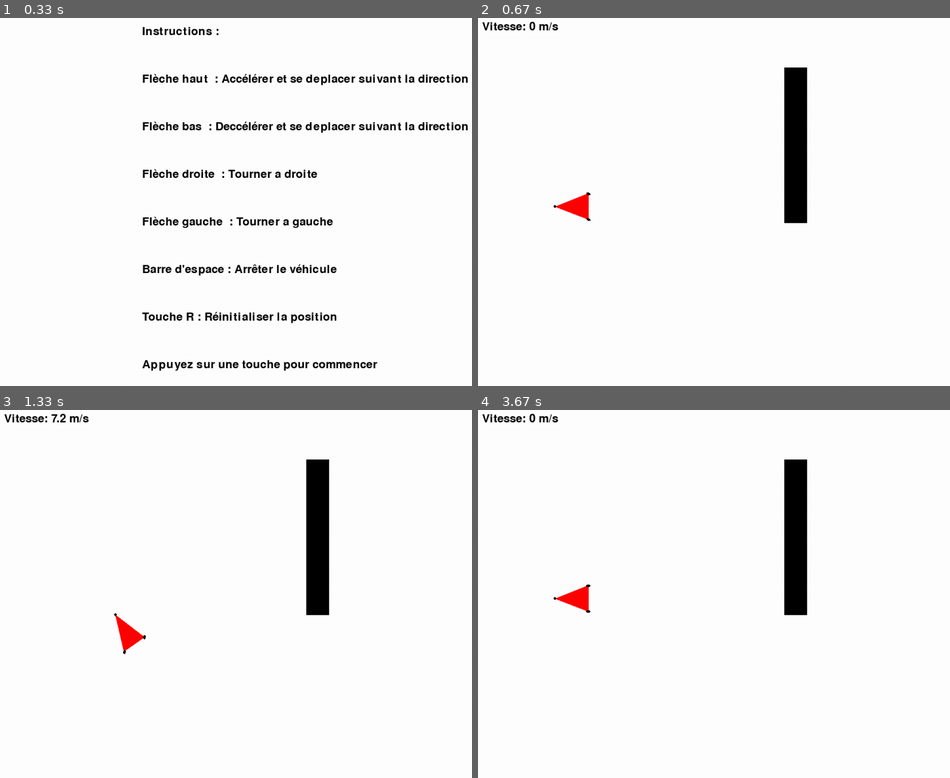
Above: before the commit, frames 1-4 (two rows, left to right).
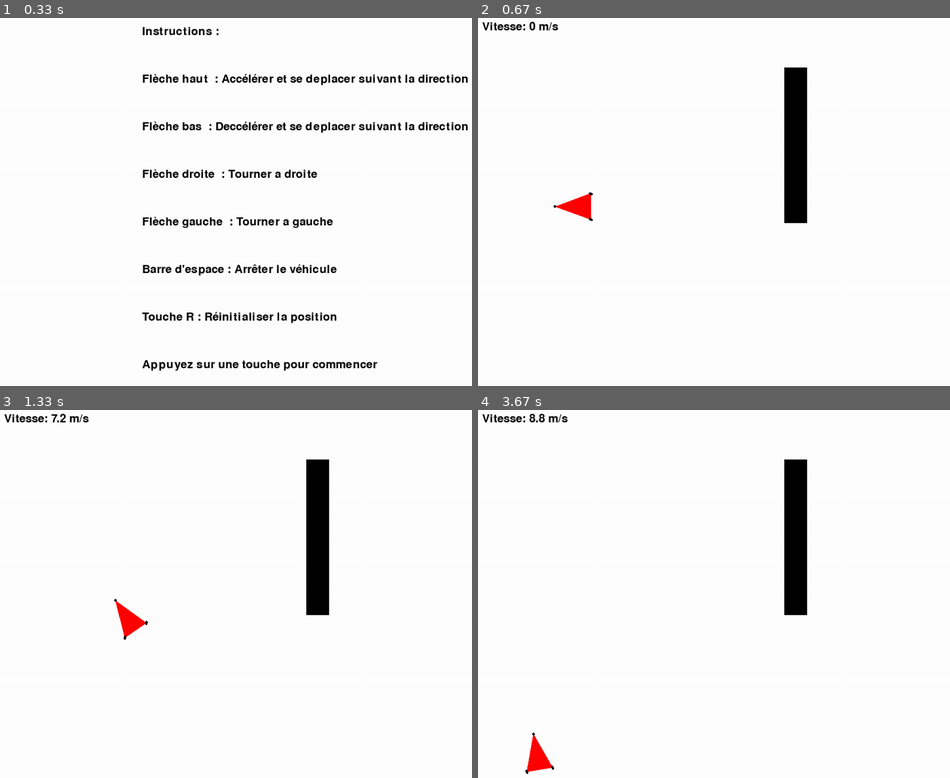
Above: after the commit, the same moments.

Repository: Singh-Jaskaranpreet/projet_robot_LU2IN013
Game: pygame game, started from main.py
Same seed, same stepped clock (60 frames per second), same inputs: the game is played once before the commit and once after it.
Inputs:
- Up to frame 1 (0.33 s): no input
- Up to frame 2 (0.67 s): hold Right from 0.33 s (still down)
- Up to frame 3 (1.33 s): release Right at 0.8 s; hold Up 0.83-1.13 s; hold Right from 1.17 s (still down)
- Up to frame 4 (3.67 s): release Right at 1.63 s; hold Left 1.67-2.2 s; hold Down 2.23-2.53 s; hold Left 2.57-2.97 s; hold Up 3-3.37 s; hold Right from 3.4 s (still down)

Frame 1 is identical in both runs. In frame 2, 0.1% of the frame differs, in the area x 16-25%, y 47-56%; in frame 3, 0.4%; in frame 4, 0.7%, in the area x 9-24%, y 1-99%.

Commit message:
mettre la coordonnée y de la roue arrière par rapport à long

Diff:
--- a/vehicule.py
+++ b/vehicule.py
@@ -19,9 +19,9 @@
     #Place les trois roues de la voiture
     def position_des_roues(self,point):
         hyp = self.long / m.cos(m.radians(20))
-        r_Ar = [point[0]-(self.long//2)*m.cos(m.radians(self.angle)),point[1]-m.sin(m.radians(self.angle)) ]
-        r_Avg = [r_Ar[0] + self.long * m.cos(m.radians(self.angle + 20)),r_Ar[1] + hyp * m.sin(m.radians(self.angle + 20))]
-        r_Avd = [r_Ar[0] + self.long * m.cos(m.radians(self.angle - 20)),r_Ar[1] + hyp * m.sin(m.radians(self.angle - 20))]
+        r_Ar = [point[0]-(self.long//2)*m.cos(m.radians(self.angle)),point[1]-(self.long//2)*m.sin(m.radians(self.angle)) ]
+        r_Avg = [r_Ar[0] + hyp * m.cos(m.radians(self.angle + 20)),r_Ar[1] + hyp * m.sin(m.radians(self.angle + 20))]
+        r_Avd = [r_Ar[0] + hyp * m.cos(m.radians(self.angle - 20)),r_Ar[1] + hyp * m.sin(m.radians(self.angle - 20))]
         return [r_Ar,r_Avg,r_Avd]
 
 
